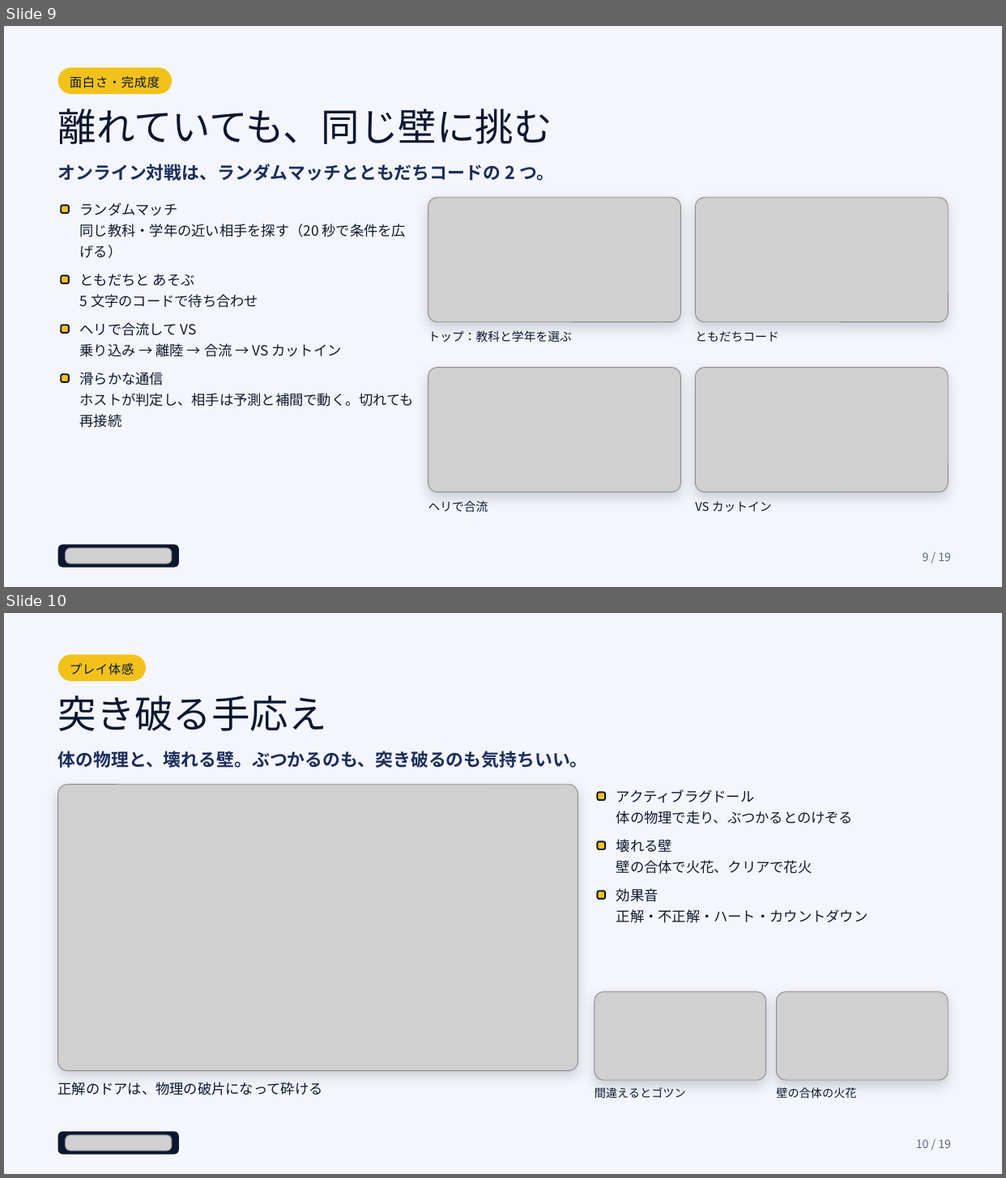
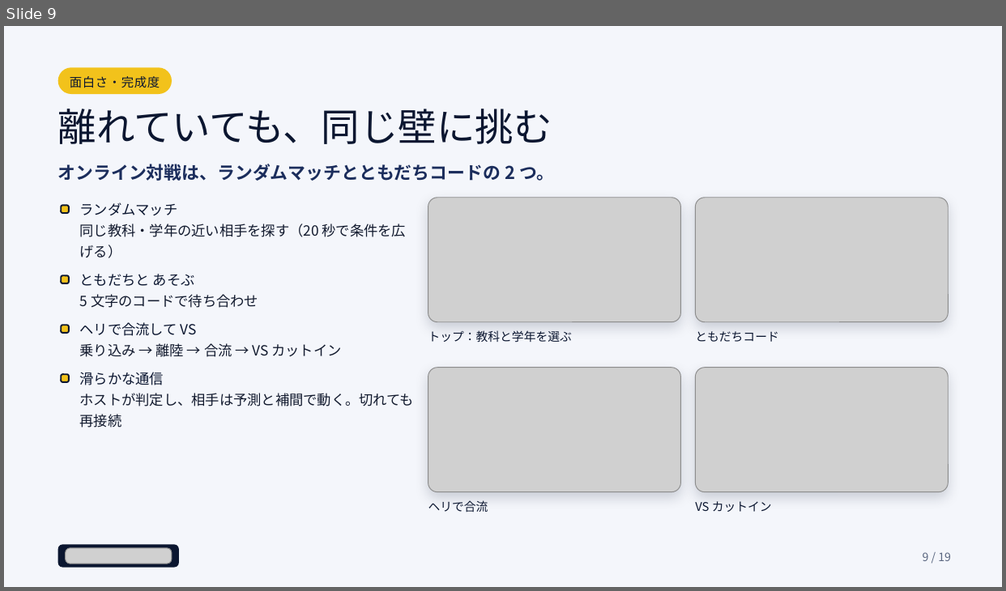
Before and after one commit to YuKatsumoto/AIQUIZ, a slide deck: AIQUIZ-Godot/docs/submission/02_アピール資料.pptx. Shown one above the other, each under a label of ours: slides 9 and 10 before the commit, slide 9 after it. The pictures are 1006x1178 and 1006x591 pixels, drawn with LibreOffice and Linux fonts; fonts in the diff are those of the drawing; grey boxes stand for pictures. Boxes give left, top, right and bottom in pixels: in the first picture for what was removed or moved away, otherwise in the second. Text is boxed around its words. In the diff, an @@ line names an element or a change of style, - is before the commit and + after.

```diff
--- a/AIQUIZ-Godot/docs/submission/02_アピール資料.pptx
+++ b/AIQUIZ-Godot/docs/submission/02_アピール資料.pptx
@@ slide 10 removed at [4, 613, 1002, 1174], background #F4F6FB @@
@@ rounded rectangle removed at [58, 655, 146, 681] @@
@@ text removed at [70, 663, 134, 675] @@
-プレイ体感
@@ text removed at [58, 696, 327, 731] @@
-突き破る手応え
@@ text removed at [58, 751, 588, 768] @@
-体の物理と、壊れる壁。ぶつかるのも、突き破るのも気持ちいい。
@@ rounded rectangle removed at [58, 785, 577, 1071] @@
@@ picture removed at [58, 785, 577, 1071] @@
@@ rounded rectangle removed at [598, 793, 605, 800] @@
@@ text removed at [616, 790, 853, 824] @@
-アクティブラグドール
-体の物理で走り、ぶつかるとのけぞる
@@ rounded rectangle removed at [598, 842, 605, 850] @@
@@ text removed at [616, 839, 812, 874] @@
-壊れる壁
-壁の合体で火花、クリアで花火
@@ rounded rectangle removed at [598, 892, 605, 899] @@
@@ text removed at [616, 888, 868, 923] @@
-効果音
-正解・不正解・ハート・カウントダウン
@@ rounded rectangle removed at [594, 992, 766, 1080] @@
@@ picture removed at [594, 992, 766, 1080] @@
@@ rounded rectangle removed at [777, 992, 948, 1080] @@
@@ picture removed at [777, 992, 948, 1080] @@
@@ text removed at [58, 1082, 323, 1096] @@
-正解のドアは、物理の破片になって砕ける
@@ text removed at [594, 1088, 686, 1098] @@
-間違えるとゴツン
@@ text removed at [776, 1088, 856, 1098] @@
-壁の合体の火花
@@ rounded rectangle removed at [58, 1131, 178, 1155] @@
@@ picture removed at [66, 1135, 172, 1152] @@
@@ page number removed at [916, 1139, 951, 1148] @@
-10 / 19
```
Also in this commit, not shown: 7 slides changed, 39 other files.
